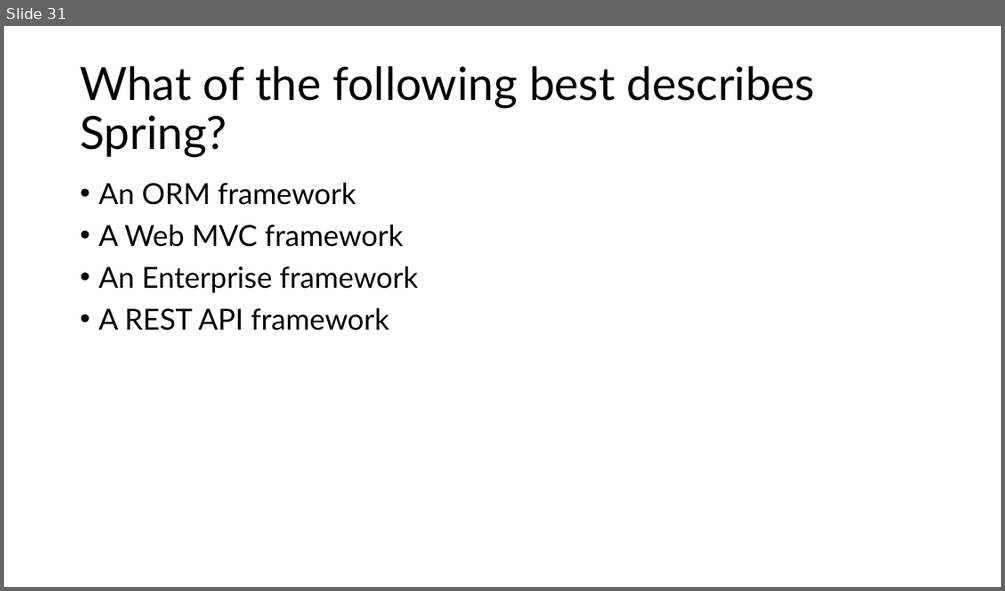
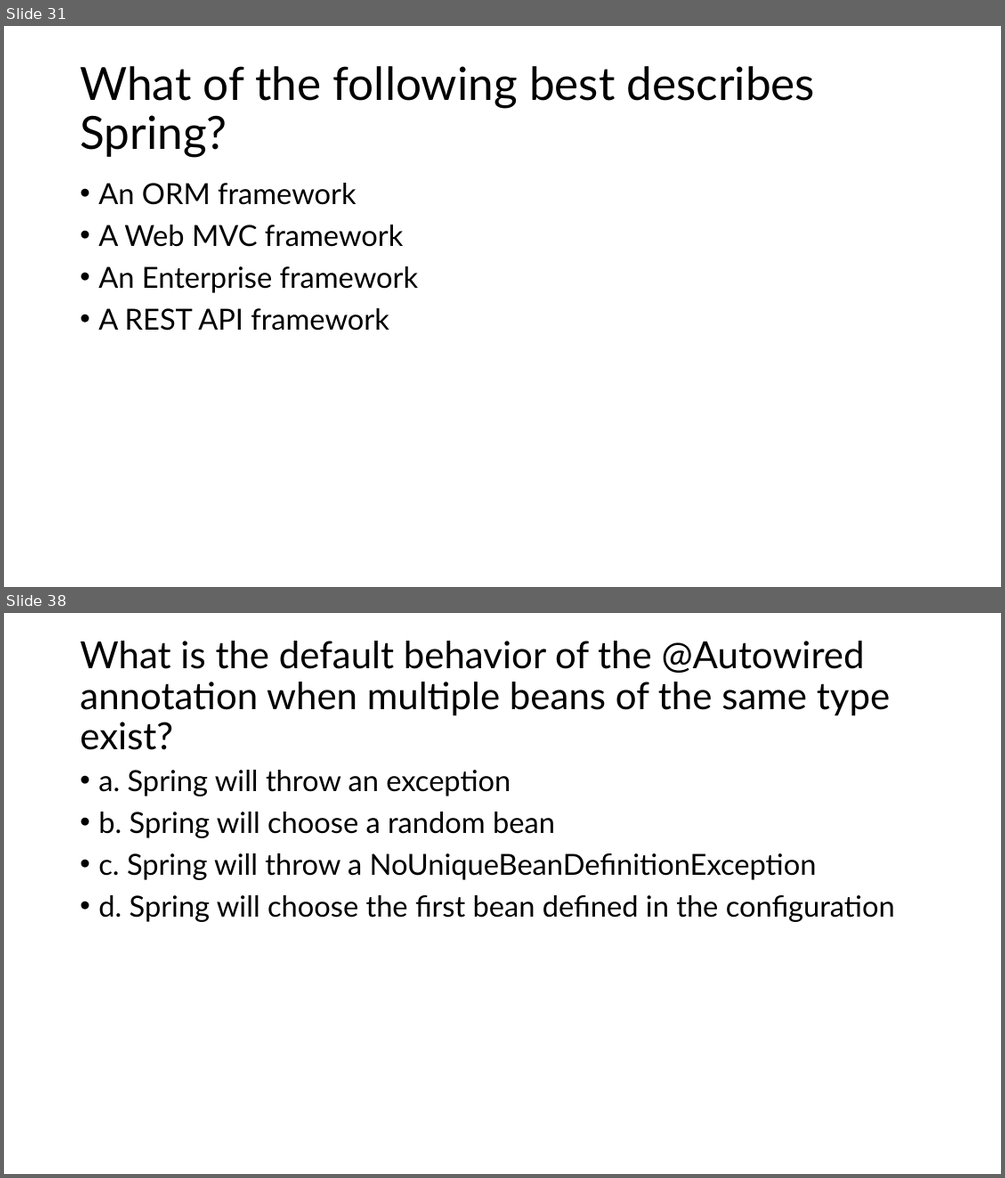
Before and after one commit to aniljos/FS-May-2024, a slide deck: Presentation/MCQ's.pptx. Shown one above the other, each under a label of ours: slide 31 before the commit, slides 31 and 38 after it; the slides between them are not shown. The pictures are 1005x591 and 1005x1178 pixels, drawn with LibreOffice and Linux fonts; fonts in the diff are those of the drawing. Boxes give left, top, right and bottom in pixels: in the first picture for what was removed or moved away, otherwise in the second. Text is boxed around its words. In the diff, an @@ line names an element or a change of style, - is before the commit and + after.

```diff
--- a/Presentation/MCQ's.pptx
+++ b/Presentation/MCQ's.pptx
@@ slide 38 added at <box>4,613,1001,1174</box>, background #FFFFFF @@
@@ title added at <box>80,641,890,750</box>, 36 pt, text #000000 @@
+What is the default behavior of the @Autowired annotation when multiple beans of the same type exist?
@@ text added at <box>98,770,895,922</box>, 28 pt, text #000000 @@
+• a. Spring will throw an exception
+• b. Spring will choose a random bean
+• c. Spring will throw a NoUniqueBeanDefinitionException
+• d. Spring will choose the first bean defined in the configuration
```
Also in this commit, not shown: 12 other slides added, 1 other file.
